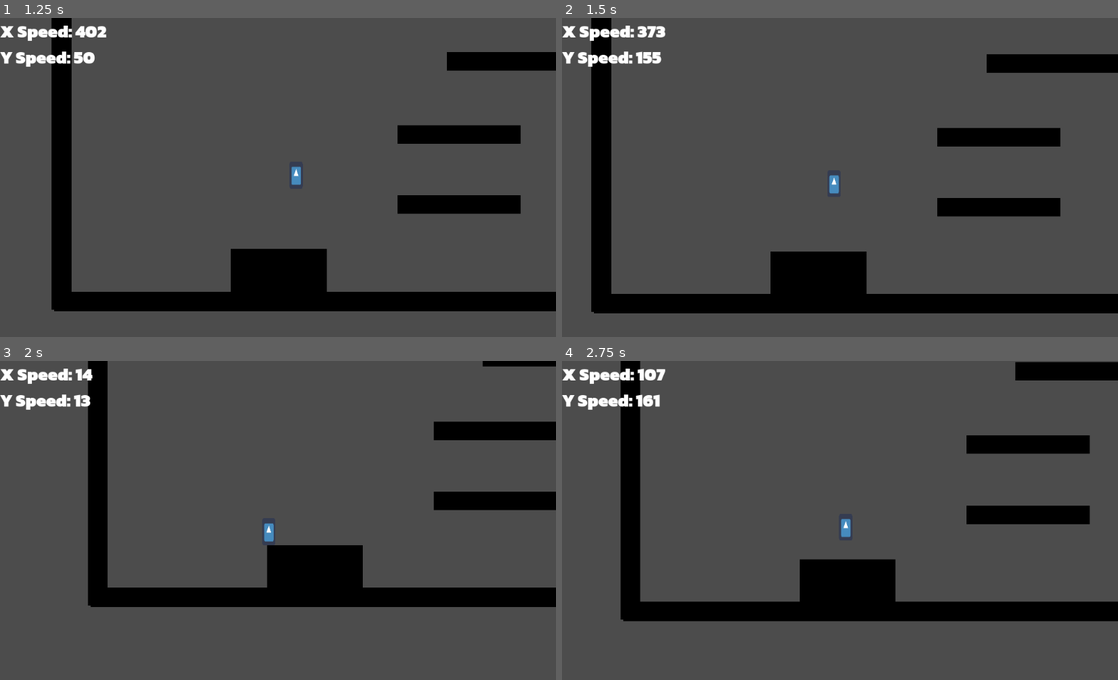
Above: before the commit, frames 1-4 (two rows, left to right).
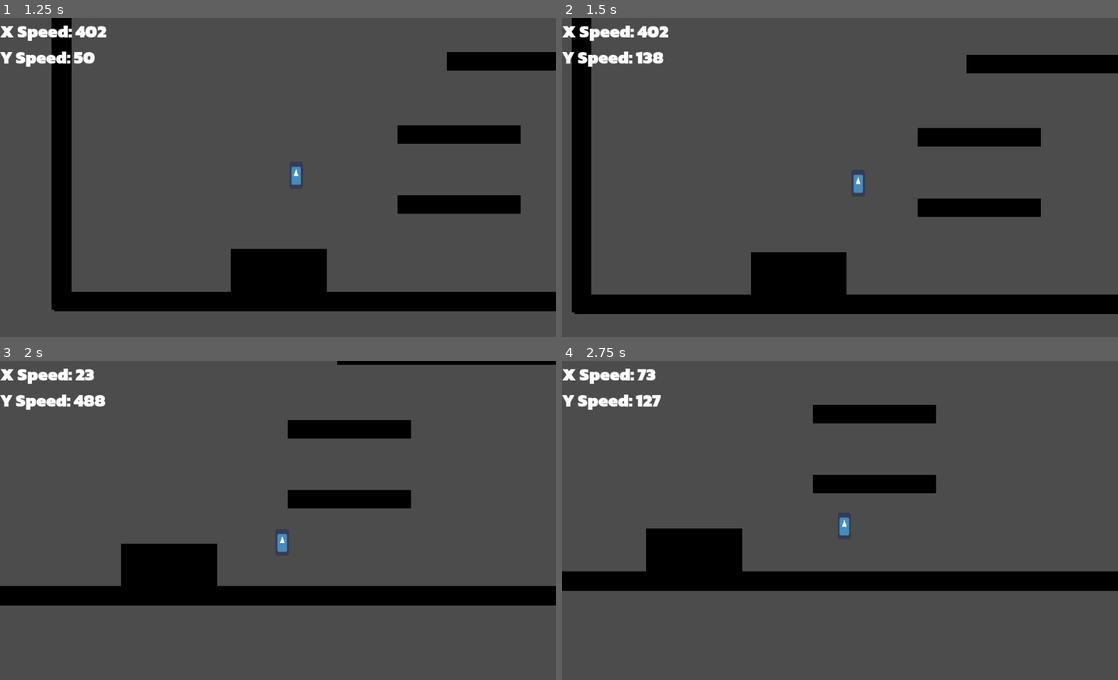
Above: after the commit, the same moments.

Repository: Project-Movement/Project-Movement
Game: Godot game, scene res://Scenes/PlayerTest.tscn
The game is run twice, just before and just after one commit, with the same random seed, the same clock (stepped at 60 frames per second) and the same inputs. The engine's default icon, where the game draws it, is replaced by a stand-in: a white triangle on a blue panel in a dark square.
Inputs (mouse positions are in pixels of both pictures, inside the frame that each line leads up to):
- Up to frame 1 (1.25 s): move the mouse to (400, 164) at 0.52 s; hold D (right) from 0.53 s (still down); tap Shift (dash) at 0.6 s; tap W (airjump) at 0.77 s
- Up to frame 2 (1.5 s): keep holding D (right); move the mouse to (728, 196) at 1.27 s; tap Shift (dash) at 1.35 s
- Up to frame 3 (2 s): keep holding D (right); tap W (airjump) at 1.52 s
- Up to frame 4 (2.75 s): move the mouse to (895, 453) at 2.02 s; release D (right) at 2.03 s; hold A (left) from 2.03 s (still down); tap Shift (dash) at 2.1 s

Frame 1 is identical in both runs. In frame 2, 9.1% of the frame differs, in the area x 1-100%, y 0-93%; in frame 3, 15%; in frame 4, 23%, in the area x 0-100%, y 0-82%.

Commit message:
add start to ability cooldown system

Diff:
--- /dev/null
+++ b/Scenes/AbilitySystem.tscn
@@ -0,0 +1,9 @@
+[gd_scene load_steps=2 format=2]
+
+[ext_resource path="res://Scripts/AbilitySystem.gd" type="Script" id=1]
+
+[node name="AbilitySystem" type="Node2D"]
+script = ExtResource( 1 )
+
+[node name="DashTimer" type="Timer" parent="."]
+one_shot = true
--- a/Scenes/Player.tscn
+++ b/Scenes/Player.tscn
@@ -1,9 +1,10 @@
-[gd_scene load_steps=6 format=2]
+[gd_scene load_steps=7 format=2]
 
 [ext_resource path="res://Scripts/PlayerController.gd" type="Script" id=1]
 [ext_resource path="res://icon.png" type="Texture" id=2]
 [ext_resource path="res://Scenes/HUD.tscn" type="PackedScene" id=3]
 [ext_resource path="res://Scripts/HUD.gd" type="Script" id=4]
+[ext_resource path="res://Scenes/AbilitySystem.tscn" type="PackedScene" id=5]
 
 [sub_resource type="RectangleShape2D" id=1]
 extents = Vector2( 15, 31.5 )
@@ -33,4 +34,6 @@
 
 [node name="JumpTimer" type="Timer" parent="PlayerBody"]
 
+[node name="AbilitySystem" parent="PlayerBody" instance=ExtResource( 5 )]
+
 [connection signal="timeout" from="PlayerBody/JumpTimer" to="PlayerBody" method="_on_JumpTimer_timeout"]
--- /dev/null
+++ b/Scripts/AbilitySystem.gd
@@ -0,0 +1,49 @@
+extends Node2D
+
+var ability_timers = {}
+
+
+
+# Called when the node enters the scene tree for the first time.
+func _ready():
+	ability_timers["dash"] = $DashTimer
+	# ability_timers[ABILITIES.AIRJUMP] =
+	# ability_timers[ABILITIES.GRAPPLEHOOK] =
+
+
+
+# Called every frame. 'delta' is the elapsed time since the previous frame.
+#func _process(delta):
+#	pass
+
+
+func is_ability_available(ability: String) -> bool:
+	return ability_timers[ability].time_left == 0
+
+
+func use_ability(ability: String) -> bool:
+	var was_available = is_ability_available(ability)
+	if was_available:
+		match ability:
+			"dash":
+				do_dash()
+				ability_timers["dash"].start()
+
+	return was_available
+
+
+func do_dash():
+	var target = get_global_mouse_position()
+	var diff = (target - self.global_position).normalized()
+	var parent_body = get_parent()
+	var dash_magnitude = parent_body.dash_magnitude
+
+	# apply impulse for dash
+	parent_body.velocity += diff * dash_magnitude
+	# dash minimums - if result after adding isn't as high as base magnitude
+	# force it to be the base magnitude
+	# so the dash will enfore minimum speed after using it
+	if diff.y * parent_body.velocity.y < abs(diff.y * dash_magnitude):
+		parent_body.velocity.y = diff.y * dash_magnitude
+	if diff.x * parent_body.velocity.x < abs(diff.x * dash_magnitude):
+		parent_body.velocity.x = diff.x * dash_magnitude
--- a/Scripts/PlayerController.gd
+++ b/Scripts/PlayerController.gd
@@ -36,6 +36,9 @@
 var last_time_on_floor = 0
 
 var has_jumped_in_bhop_interval = false
+
+const AbilitySystem = preload("res://Scripts/AbilitySystem.gd")
+
 
 func _ready():
 	$JumpTimer.wait_time = bhop_interval
@@ -112,18 +115,7 @@
 
 	# dash
 	if Input.is_action_just_pressed("dash"):
-		var target = get_global_mouse_position()
-		var diff = (target - self.global_position).normalized()
-
-		# apply impulse for dash
-		velocity += diff * dash_magnitude
-		# dash minimums - if result after adding isn't as high as base magnitude
-		# force it to be the base magnitude
-		# so the dash will enfore minimum speed after using it
-		if diff.y * velocity.y < abs(diff.y * dash_magnitude):
-			velocity.y = diff.y * dash_magnitude
-		if diff.x * velocity.x < abs(diff.x * dash_magnitude):
-			velocity.x = diff.x * dash_magnitude
+		$AbilitySystem.use_ability("dash")
 
 	# do other movement kinematics calculations
 	apply_constant_forces(delta)  # like gravity
